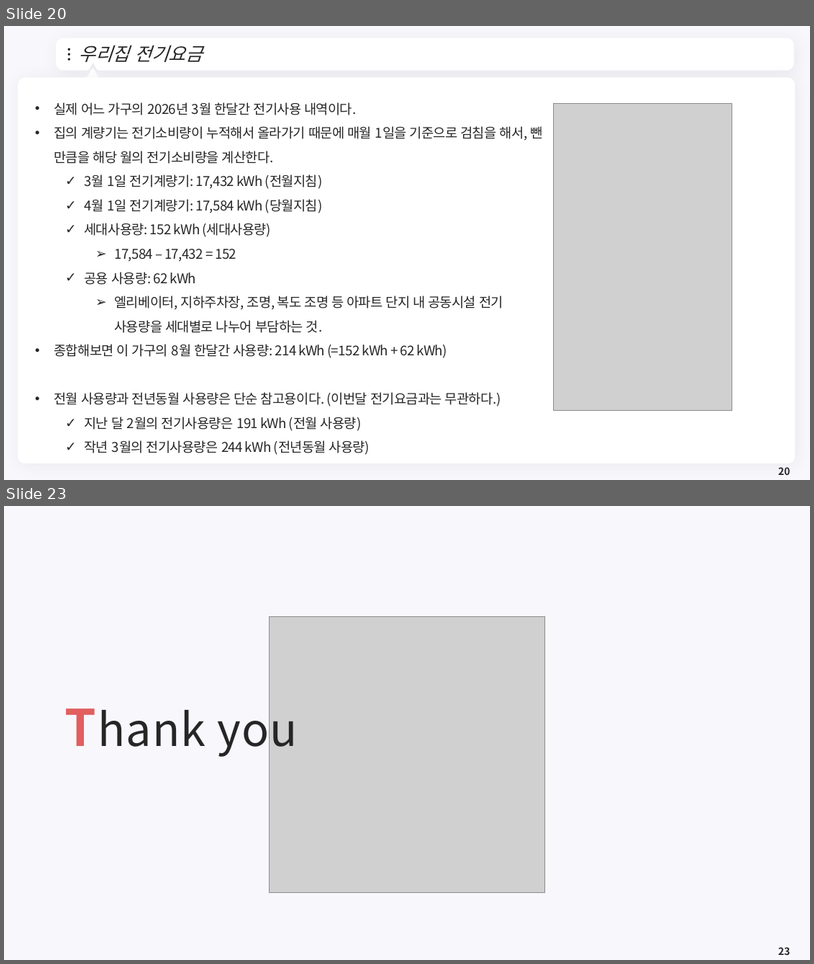
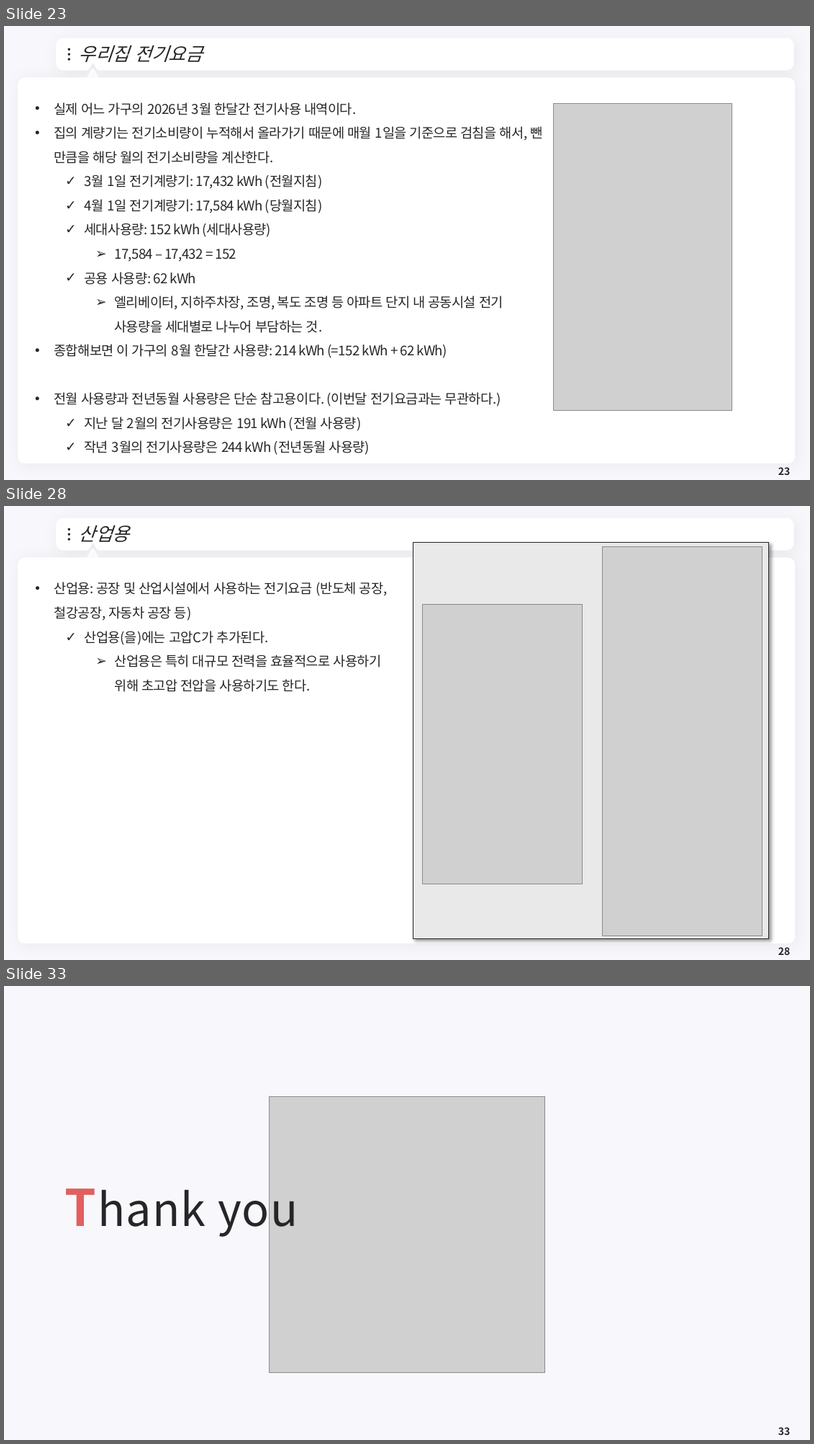
Before and after one commit to meandthey/Teaching, a slide deck: 에너지경제학/자원에너지경제학_Chapter_1.pptx. Shown one above the other, each under a label of ours: slides 20 and 23 before the commit, slides 23, 28 and 33 after it; the slides between them are not shown. The pictures are 814x964 and 814x1444 pixels, drawn with LibreOffice and Linux fonts; fonts in the diff are those of the drawing; grey boxes stand for pictures; background and template pictures are left out. Boxes give left, top, right and bottom in pixels: in the first picture for what was removed or moved away, otherwise in the second. Text is boxed around its words. In the diff, an @@ line names an element or a change of style, - is before the commit and + after.

```diff
--- a/에너지경제학/자원에너지경제학_Chapter_1.pptx
+++ b/에너지경제학/자원에너지경제학_Chapter_1.pptx
@@ slide 28 added at <box>4,506,810,960</box>, background #F8F7FC; not listed: 7 template elements that a slide beside it also shows @@
@@ title added at <box>79,525,130,542</box>, 22 pt, text #262626, italic @@
+산업용
@@ table added at <box>414,543,769,939</box>, 1 rows, 1 columns @@
+
@@ picture added at <box>603,546,763,936</box> @@
@@ text added at <box>54,582,388,692</box>, 16 pt, text #262626 @@
+• 산업용: 공장 및 산업시설에서 사용하는 전기요금 (반도체 공장, 철강공장, 자동차 공장 등)
+  ✓ 산업용(을)에는 고압C가 추가된다.
+    ➢ 산업용은 특히 대규모 전력을 효율적으로 사용하기 위해 초고압 전압을 사용하기도 한다.
@@ picture added at <box>422,605,582,883</box> @@
@@ page number added at <box>779,947,790,955</box>, 12 pt, text #262626, bold @@
+28
@@ what was slide 20 is now slide 23 @@
@@ page number at <box>779,467,790,475</box>: text changed @@
-20
+23
@@ what was slide 23 is now slide 33 @@
@@ page number at <box>779,1427,790,1435</box>: text changed @@
-23
+33
```
Also in this commit, not shown: 2 slides changed, 9 other slides added, 1 other file.
